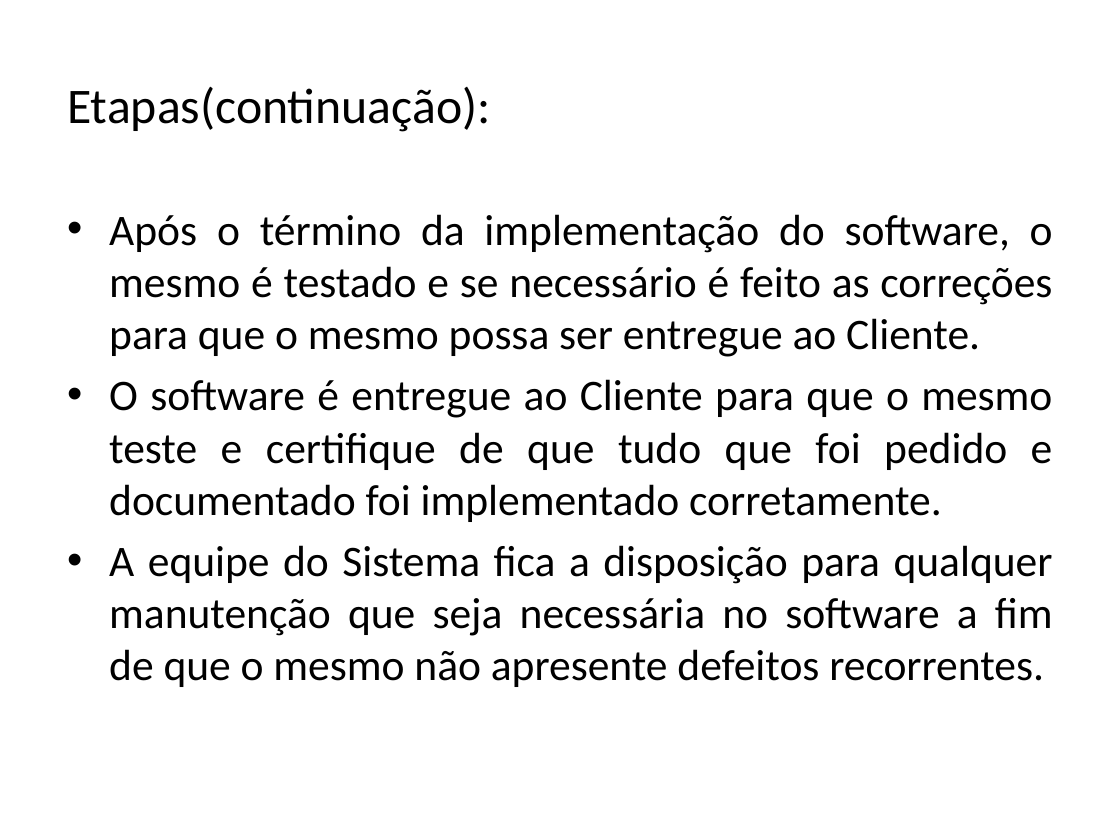
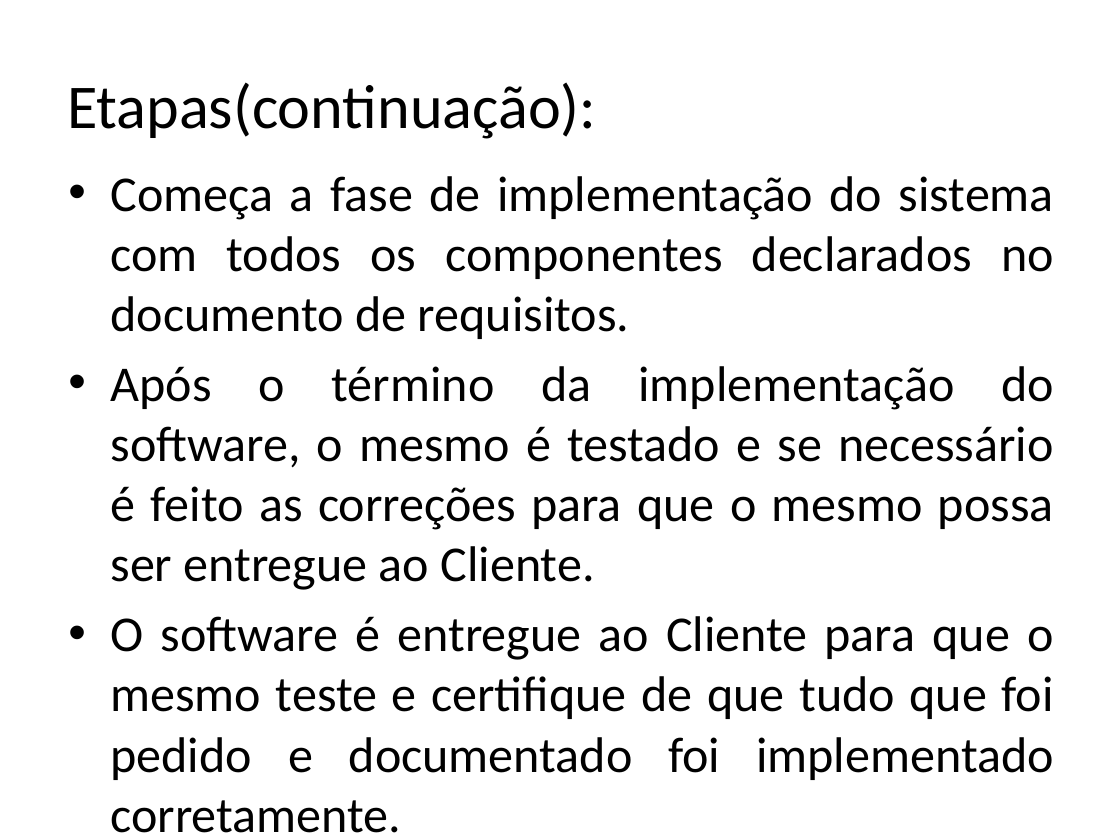
Before and after one commit to FrancescoBeghelli/TrabalhoES, a slide deck: slide 7 of Sistema Fitness.pptx (slide 6 before the commit). Drawn at 1120x840 pixels with LibreOffice and Linux fonts; fonts in the diff are those of the drawing. Boxes give left, top, right and bottom in pixels: in the first picture for what was removed or moved away, otherwise in the second. Text is boxed around its words. In the diff, an @@ line names an element or a change of style, - is before the commit and + after.

```diff
--- a/Sistema Fitness.pptx
+++ b/Sistema Fitness.pptx
@@ title "Etapas(continuação):" at (67, 82, 596, 139): size 32 to 40 pt @@
@@ text "Começa a fase de implementação ...": place and size @@
-text "Começa a fase de implementação ..." at (109, 214, 1053, 687)
+text "Começa a fase de implementação ..." at (111, 176, 1054, 780)
@@ text at (111, 176, 1054, 339): paragraph added @@
+• Começa a fase de implementação do sistema com todos os componentes declarados no documento de requisitos.
@@ text at (111, 366, 1054, 780): size 28 to 32.2 pt in "Após o término da implementação do software, ...", "O software é entregue ao Cliente para ..." @@
@@ text at (109, 545, 1053, 687): paragraph removed @@
-• A equipe do Sistema fica a disposição para qualquer manutenção que seja necessária no software a fim de que o mesmo não apresente defeitos recorrentes.
```
Also in this commit, not shown: 5 other slides changed, 2 slides added.
